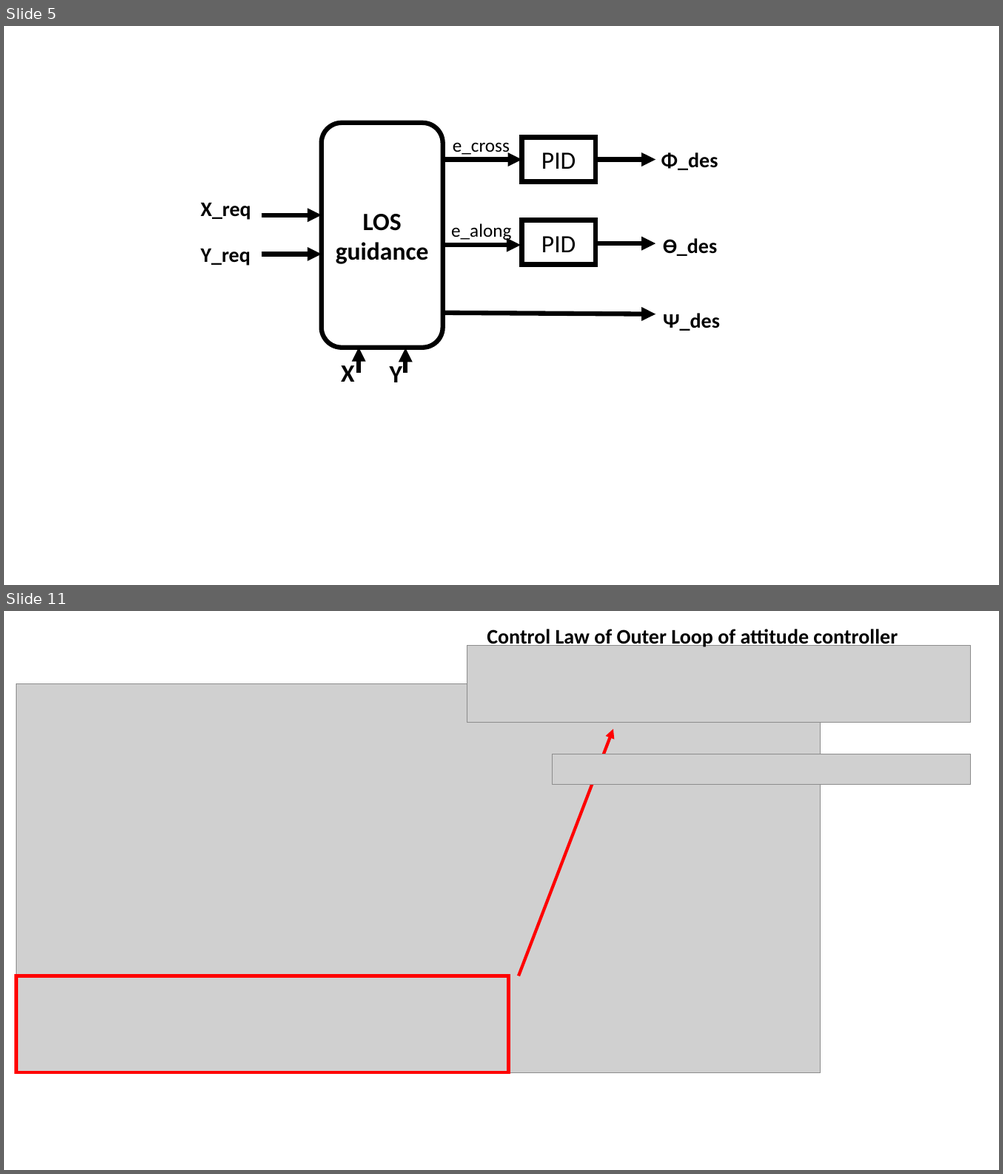
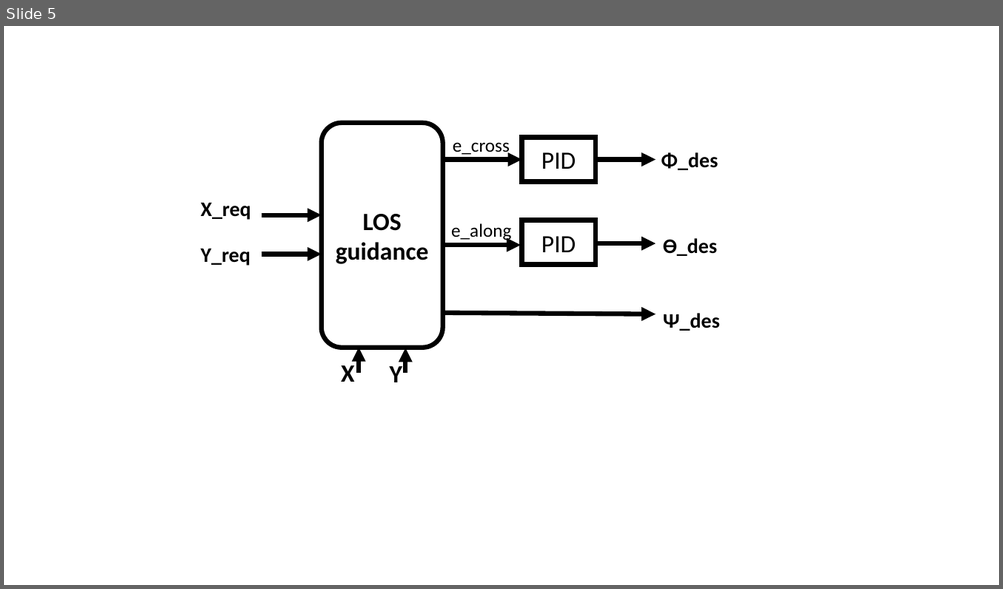
Before and after one commit to mohamedkhattab2019/graduation-project, a slide deck: documentation/Presentation1.pptx. Shown one above the other, each under a label of ours: slides 5 and 11 before the commit, slide 5 after it; the slides between them are not shown. The pictures are 1003x1174 and 1003x589 pixels, drawn with LibreOffice and Linux fonts; fonts in the diff are those of the drawing; grey boxes stand for pictures. Boxes give left, top, right and bottom in pixels: in the first picture for what was removed or moved away, otherwise in the second. Text is boxed around its words. In the diff, an @@ line names an element or a change of style, - is before the commit and + after.

Commit message:
I add P-PID,and Publisher.py,sub.py,pub.cpp,sub.cpp,matlabcode for auto pilot controlles

```diff
--- a/documentation/Presentation1.pptx
+++ b/documentation/Presentation1.pptx
@@ slide 11 removed at box(4, 611, 999, 1170), background #FFFFFF @@
@@ text removed at box(486, 629, 897, 649) @@
-Control Law of Outer Loop of attitude controller
@@ picture removed at box(466, 645, 970, 722) @@
@@ picture removed at box(16, 684, 820, 1073) @@
@@ arrow removed from (519, 977) to (613, 729) @@
@@ picture removed at box(552, 755, 970, 785) @@
@@ rectangle removed at box(16, 977, 509, 1073) @@
```
Also in this commit, not shown: 1 slide changed, 5 slides added, 10 other slides removed, 13 other files.
